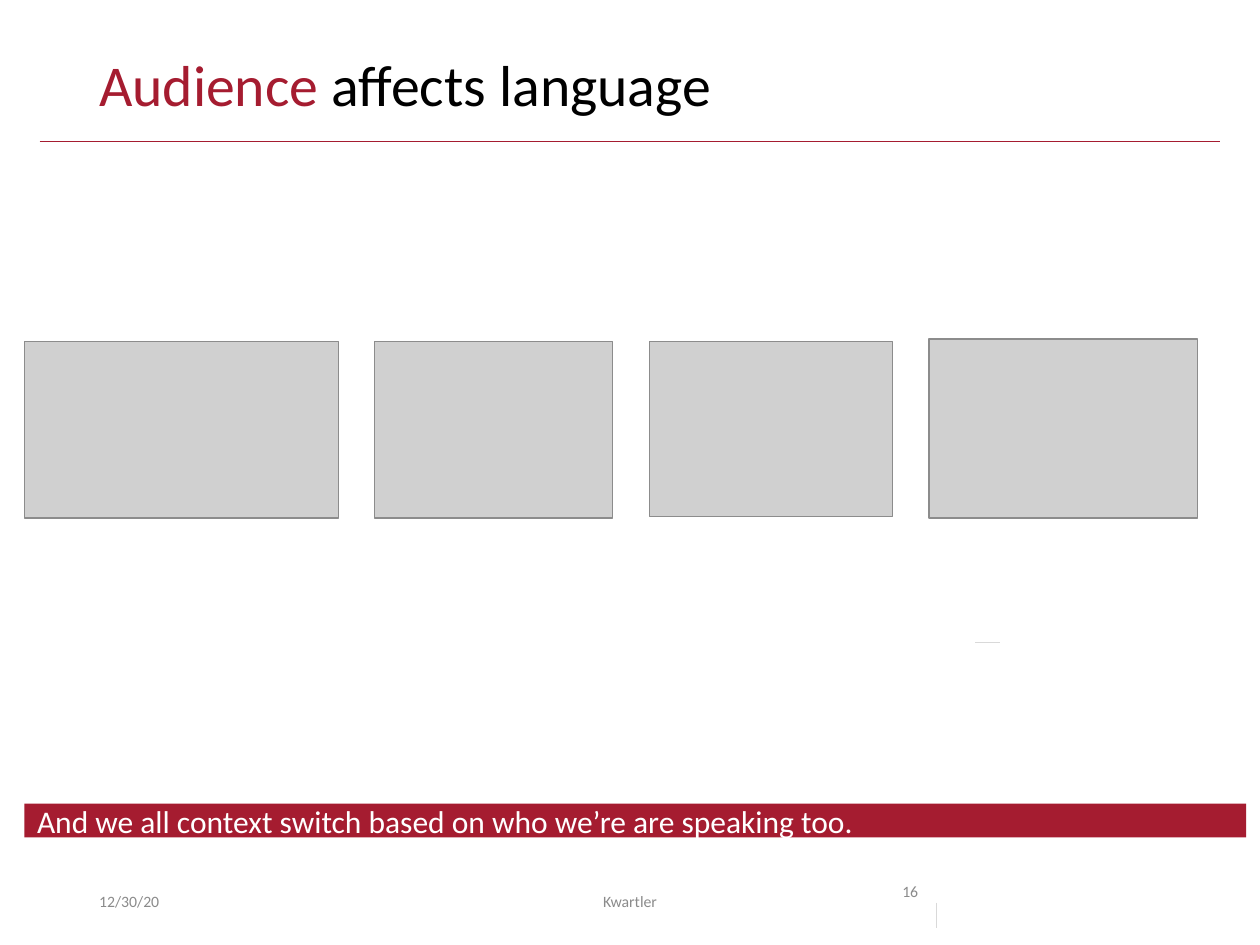
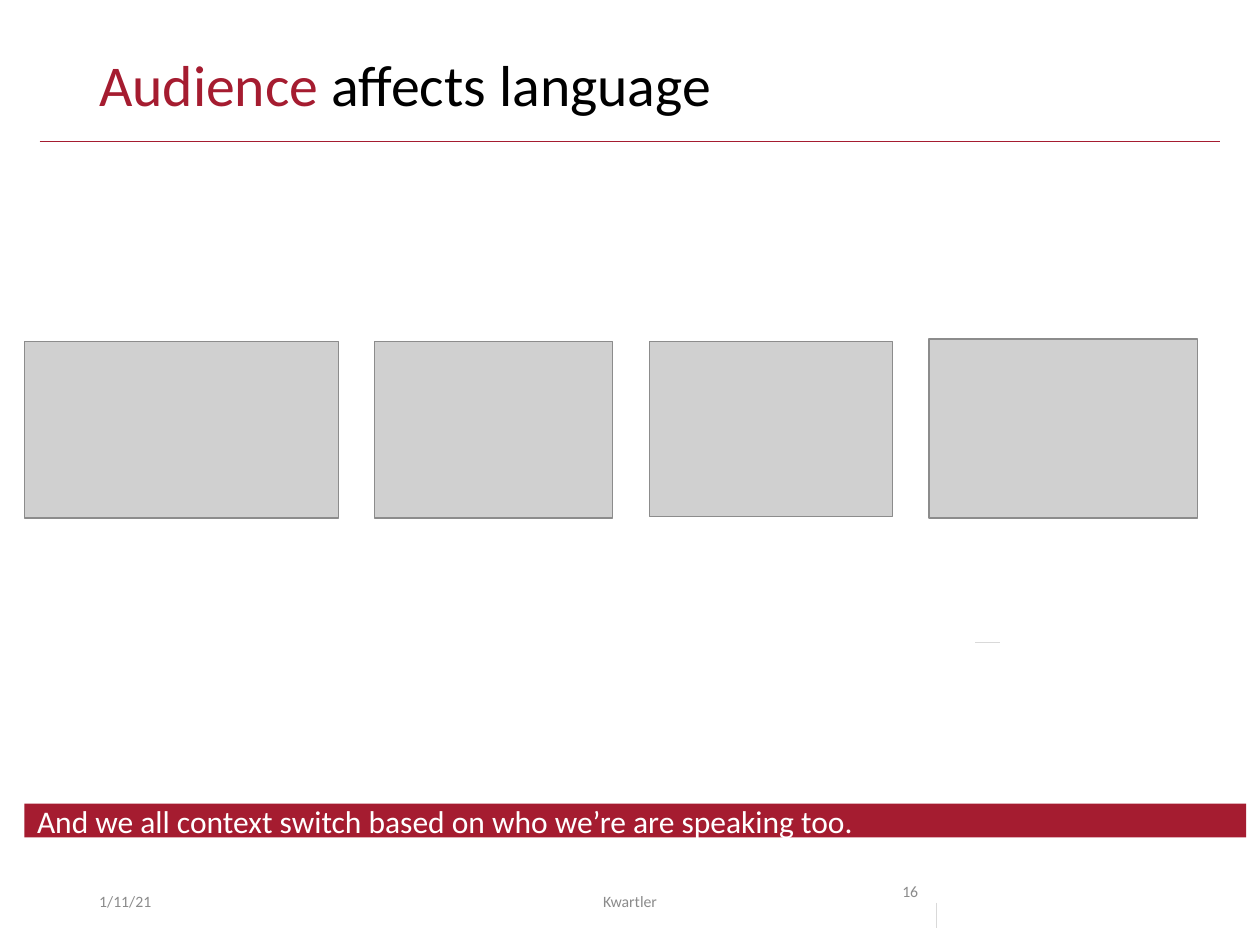
Before and after one commit to kwartler/hult_NLP_student, a slide deck: slide 16 of lessons/class1/Class1B_What is TM.pptx. Drawn at 1260x945 pixels with LibreOffice and Linux fonts; fonts in the diff are those of the drawing; grey boxes stand for pictures. Boxes give left, top, right and bottom in pixels: in the first picture for what was removed or moved away, otherwise in the second. Text is boxed around its words. In the diff, an @@ line names an element or a change of style, - is before the commit and + after.

```diff
--- a/lessons/class1/Class1B_What is TM.pptx
+++ b/lessons/class1/Class1B_What is TM.pptx
@@ text at [99, 896, 151, 908]: text changed @@
-12/30/20
+1/11/21
```
Also in this commit, not shown: 15 other slides changed, 1 other file.
